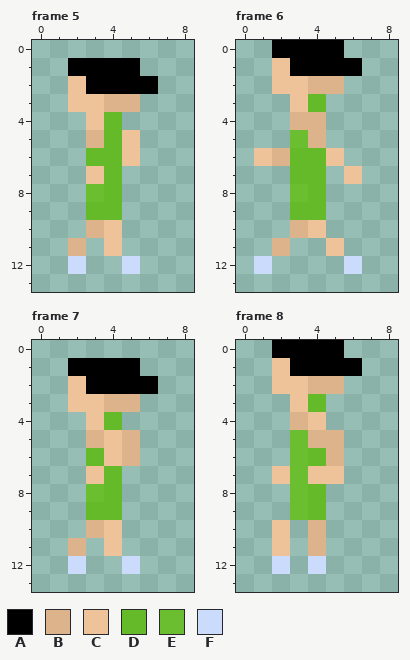
File history of a pixel-art file, Assets/PersonalAssets/NPC/Day3/Man4DayThreeCorrectLeftWalk.aseprite. That is the earlier state.
9x14 pixels, 10 frames. Shown: frame 5, frame 6, frame 7, frame 8. The commit also changed other frames, which this record leaves out.
Palette (. is transparent): A #000000  B #ddb38b  C #eec39a  D #65ba2a  E #6abe30  F #cbdbfc
After:
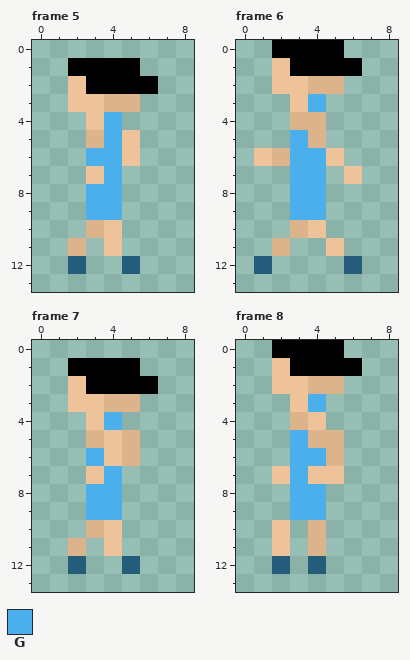
Colours new in this view: G #4aafea
Log entry: Asset update Added new skins for NPCs on day 3
The exact change:
colour F: #cbdbfc -> #255c7c
Frame 5:
y 4..5: x 4 D -> G
y 6: x 3..4 DD -> GG
y 7: x 4 D -> G
y 8: x 3..4 ED -> GG
y 9: x 3..4 DD -> GG
Frame 6:
y 3: x 4 D -> G
y 5: x 3 E -> G
y 6..7: x 3..4 DD -> GG
y 8: x 3..4 ED -> GG
y 9: x 3..4 DD -> GG
Frame 7:
y 4: x 4 D -> G
y 6: x 3 D -> G
y 7: x 4 D -> G
y 8: x 3..4 ED -> GG
y 9: x 3..4 DD -> GG
Frame 8:
y 3: x 4 D -> G
y 5: x 3 E -> G
y 6: x 3..4 ED -> GG
y 7: x 3 E -> G
y 8..9: x 3..4 ED -> GG
Pixel boxes of the changes (left, top, right, bottom) in both pictures:
changed: (68, 112, 140, 274)
changed: (254, 94, 362, 274)
changed: (68, 412, 140, 574)
changed: (272, 394, 326, 574)
